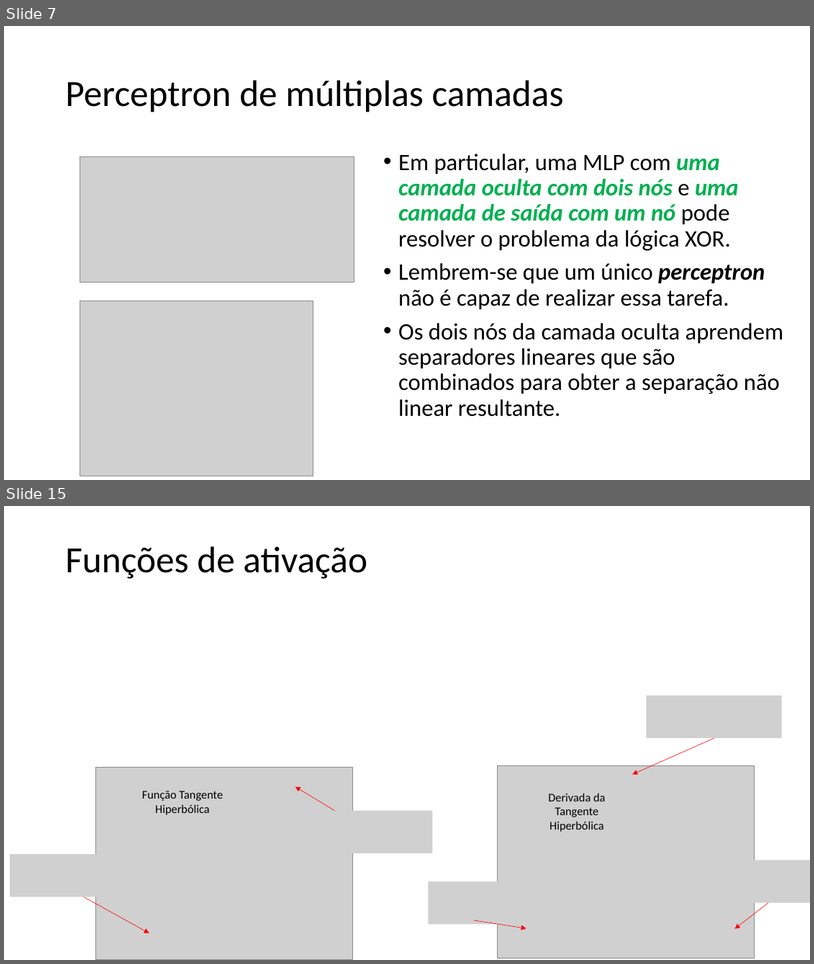
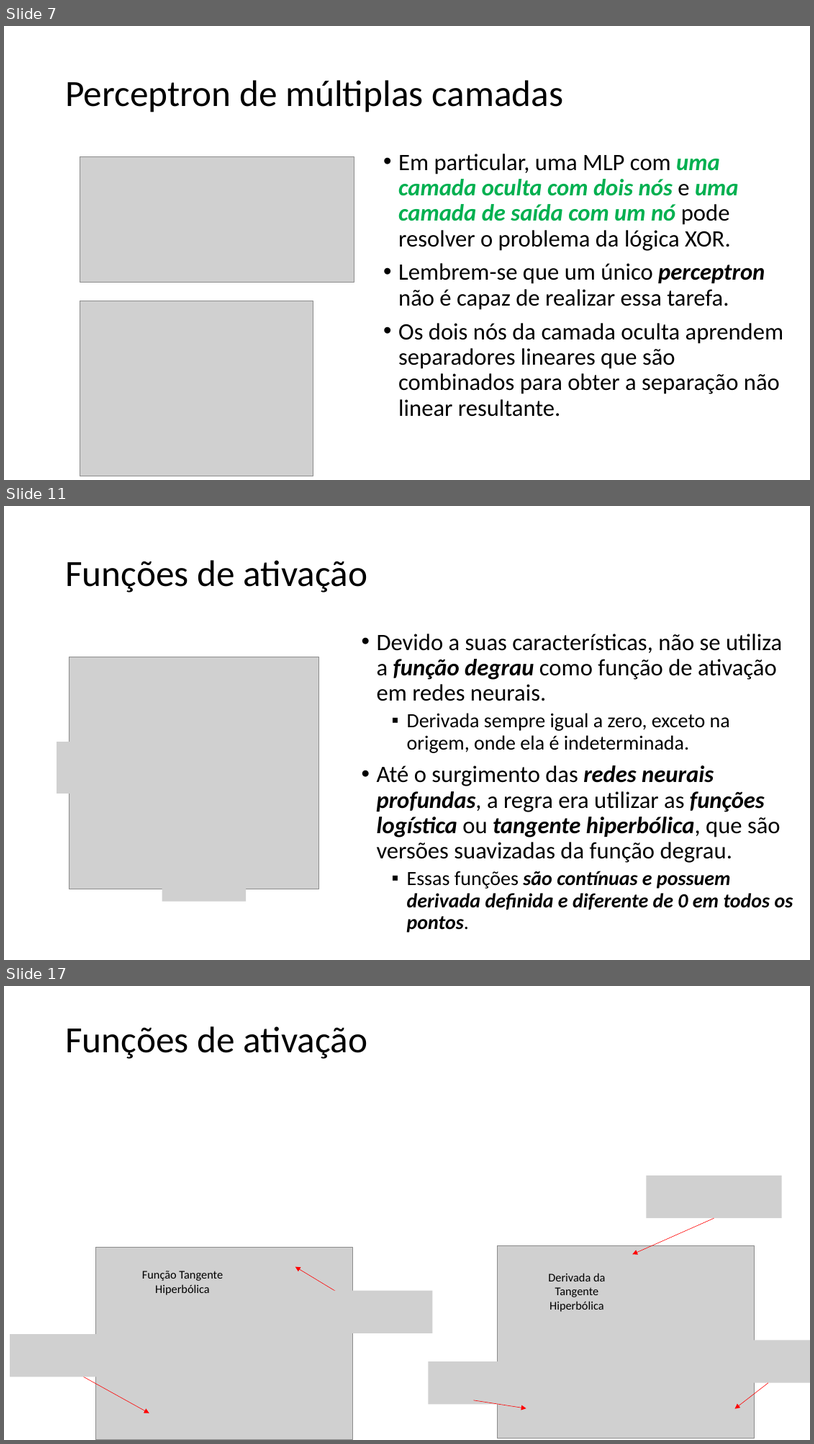
Before and after one commit to zz4fap/t320_aprendizado_de_maquina, a slide deck: slides/T320_Redes_Neurais_Artificiais (Parte II).pptx. Shown one above the other, each under a label of ours: slides 7 and 15 before the commit, slides 7, 11 and 17 after it; the slides between them are not shown. The pictures are 814x964 and 814x1444 pixels, drawn with LibreOffice and Linux fonts; fonts in the diff are those of the drawing; grey boxes stand for pictures. Boxes give left, top, right and bottom in pixels: in the first picture for what was removed or moved away, otherwise in the second. Text is boxed around its words. In the diff, an @@ line names an element or a change of style, - is before the commit and + after.

```diff
--- a/slides/T320_Redes_Neurais_Artificiais (Parte II).pptx
+++ b/slides/T320_Redes_Neurais_Artificiais (Parte II).pptx
@@ slide 11 added at (x1=4, y1=506, x2=810, y2=960), background #FFFFFF @@
@@ title added at (x1=65, y1=560, x2=368, y2=592), 44 pt, text #000000 @@
+Funções de ativação
@@ text added at (x1=377, y1=633, x2=794, y2=932), 28 pt, text #000000 @@
+• Devido a suas características, não se utiliza a função degrau como função de ativação em redes neurais.
+  ▪ Derivada sempre igual a zero, exceto na origem, onde ela é indeterminada.
+• Até o surgimento das redes neurais profundas, a regra era utilizar as funções logística ou tangente hiperbólica, que são versões suavizadas da função degrau.
+  ▪ Essas funções são contínuas e possuem derivada definida e diferente de 0 em todos os pontos.
@@ picture added at (x1=69, y1=656, x2=319, y2=889) @@
@@ picture added at (x1=57, y1=741, x2=81, y2=793) @@
@@ picture added at (x1=162, y1=877, x2=247, y2=901) @@
@@ what was slide 15 is now slide 17 @@
```
Also in this commit, not shown: 2 slides changed, 5 other slides added, 4 slides removed.
